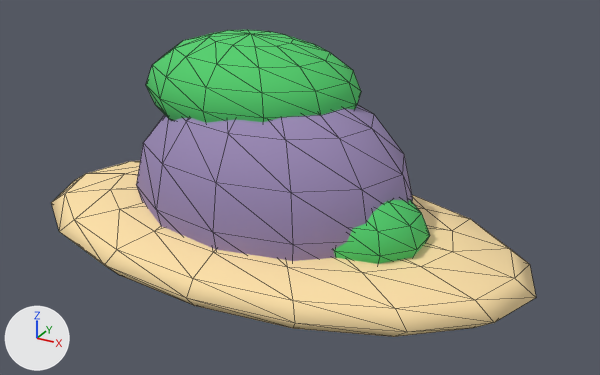
One commit to the glTF model smash-areia/godot/assets/models/island.glb: the scene before it, then after it.
Both versions are drawn from a camera (50 mm lens) standing at (13.1, -21.88, 12.8) and looking at (0.89, 0.32, 1.7). The lights are fixed; the arrows at lower left show +X, +Y and +Z. The first picture is the older version. Mesh edges are drawn as thin lines.

The first picture shows 'Island'.
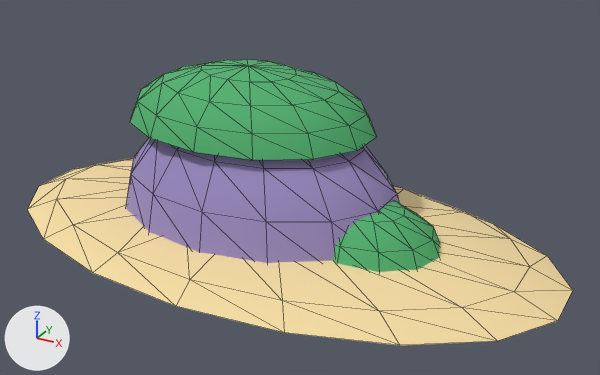
Edits to the scene script, one JSON object a line:
```json
{"op": "set", "path": "mat_islandrock.base_color", "old": "(0.332, 0.254, 0.479)", "new": "(0.332, 0.262, 0.552)", "note": "greyish purple #9c8ab8 -> purple #9c8cc4"}
{"op": "set", "path": "mat_islandgreen.base_color", "old": "(0.0782, 0.624, 0.147)", "new": "(0.0782, 0.434, 0.156)", "note": "green #4fcf6b -> green #4fb06e"}
{"block": "me_island", "where": "# used by ob_island; location = (0.0, 0.0, 0.0)"}
{"op": "remove", "block": "me_island", "code": "me_island.from_pydata(...)  # 338 vertices, 660 faces; spans x -9.0..9.0, y -5.0..5.0, z -2.5..6.6"}
{"op": "add", "block": "me_island", "code": "me_island.from_pydata(...)  # 206 vertices, 346 faces; spans x -9.8..9.8, y -5.5..5.5, z 0.0..5.6"}
{"block": "me_island", "change": "me_island part 1: the loose piece of 114 vertices spanning x -9.0..9.0, y -5.0..5.0, z -1.2..1.2 is rebuilt with 55 vertices and now spans x -9.8..9.8, y -5.5..5.5, z 0.0..1.0"}
{"block": "me_island", "change": "me_island part 2: the loose piece of 86 vertices spanning x -5.0..5.0, y -3.5..3.5, z -2.5..5.5 is rebuilt with 57 vertices and now spans x -5.6..4.6, y -3.6..3.6, z 0.4..4.6"}
{"block": "me_island", "change": "me_island part 3: the loose piece of 86 vertices spanning x -4.8..2.8, y -2.3..3.3, z 3.0..6.6 is rebuilt with 57 vertices and now spans x -5.3..3.3, y -2.9..3.5, z 3.7..5.6"}
{"block": "me_island", "change": "me_island part 4: the loose piece of 52 vertices spanning x 1.4..5.6, y -2.3..1.3, z -0.2..2.6 is rebuilt with 37 vertices and now spans x 1.0..6.2, y -2.4..1.6, z 0.5..2.1"}
```

Where the change shows, as pixel boxes [x1, y1, x2, y2] in the pictures (600 x 375 px):
```json
{"object": "Island", "change": "recoloured, reshaped", "before": [51, 30, 536, 337], "after": [27, 59, 573, 345], "on screen": "13% wider, 7% shorter"}
{"part": 1, "of": "me_island", "change": "rebuilt", "before": [51, 161, 536, 337], "after": [27, 158, 573, 345], "on screen": "13% wider, 6% taller"}
{"part": 2, "of": "me_island", "change": "rebuilt", "before": [136, 105, 413, 261], "after": [126, 138, 399, 263], "on screen": "20% shorter"}
{"part": 3, "of": "me_island", "change": "rebuilt", "before": [146, 30, 361, 123], "after": [130, 59, 377, 160]}
{"part": 4, "of": "me_island", "change": "rebuilt", "before": [334, 200, 430, 264], "after": [332, 201, 439, 272]}
```
